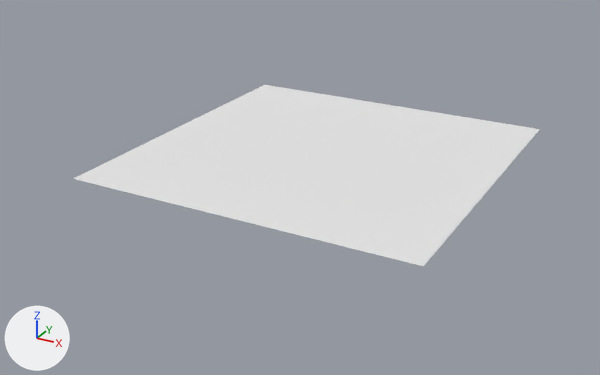
The FBX model Assets/Models/road/road_exampl/Troad_3_ex.fbx as it was, and as the next commit left it.
Rendered twice from a 50 mm lens placed at (12.32, -24.11, 10.51), pointed at (-0.49, -0.81, -1.14). Arrows for +X, +Y and +Z are at lower left; the lights stay in place. Where no turn or scale is listed for an object, it has been applied to the vertices.

The scene before the commit, as lines of its bpy script (objects in view):
```python
me_troad_3_ex = bpy.data.meshes.new('Troad_3_ex')
me_troad_3_ex.from_pydata(...)  # 245 vertices, 240 faces; spans x -6.0..6.0, y -6.0..6.0, z 0.0
me_troad_3_ex.materials.append(mat_vert_color)  # white #e7e7e7
ob_troad_3_ex = bpy.data.objects.new('Troad_3_ex', me_troad_3_ex)
ob_troad_3_ex.location = (0.0, 0.0, 0.0)
```
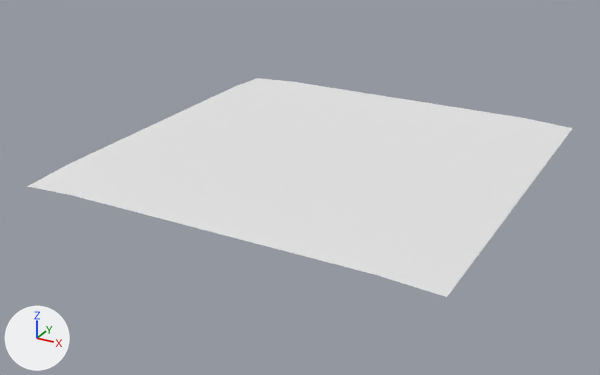
What differs and where, as boxes (x1, y1, x2, y2) in the pictures (600 x 375 px):
'Troad_3_ex', reshaped (17% wider, 21% taller): before (73, 85, 540, 266); after (27, 78, 572, 297)

Patch to the scene script:
```diff
--- a/Assets/Models/road/road_exampl/Troad_3_ex.fbx.py
+++ b/Assets/Models/road/road_exampl/Troad_3_ex.fbx.py
@@ me_troad_3_ex @@
 # used by ob_troad_3_ex; location = (0.0, 0.0, 0.0)
-me_troad_3_ex.from_pydata(...)  # 245 vertices, 240 faces; spans x -6.0..6.0, y -6.0..6.0, z 0.0
+me_troad_3_ex.from_pydata(...)  # 244 vertices, 240 faces; spans x -7.0..7.0, y -7.0..7.0, z -0.1..0.0
+# me_troad_3_ex part 1
+# 2 vertices are removed from x 0.0, y -6.0, z 0.0
+# 2 faces are deleted
+# 19 vertices in x 6.0, y -5.52..5.52, z 0.0 move by (1.0, 0.0, -0.1)
+# 7 vertices in x -5.15..5.15, y 6.0, z 0.0 move by (0.0, 1.0, 0.0)
+# 7 vertices in x -6.0, y -5.16..5.16, z 0.0 move by (-1.0, 0.0, 0.0)
+# 6 vertices in x -5.15..5.15, y -6.0, z 0.0 move by (0.0, -1.0, 0.0)
+# 4 vertices move from x -6.0..6.0, y -6.0..6.0, z 0.0 to x -7.0..7.0, y -7.0..7.0, z -0.1
+# 1 vertex is added at (0.0, -7.0, 0.0)
+# 2 new faces join them
 me_troad_3_ex.materials.append(mat_vert_color)
```
